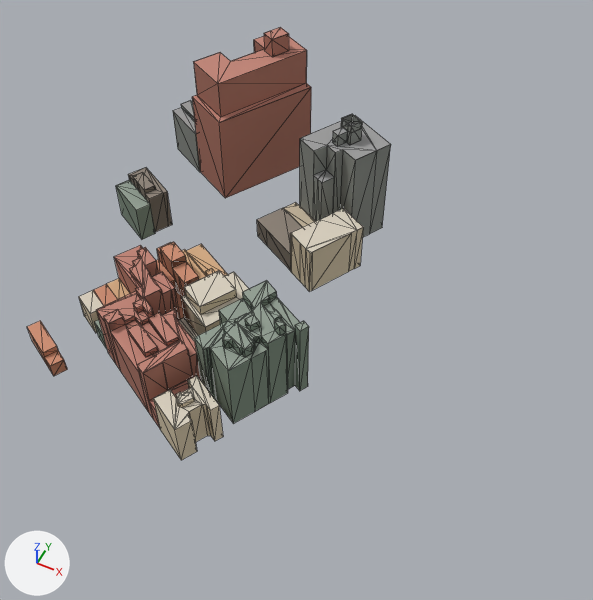
Renders of the glTF model public/models/washington-city/tile-6_-5.glb from each side of a commit.
One viewpoint serves both versions: a 50 mm lens placed at (1365.0, 645.0, 278.0), pointed at (1263.0, 850.0, 21.0). Lighting does not change. The marker at lower left points along +X, +Y and +Z. The older version comes first. Mesh edges are drawn as thin lines. Where no turn or scale is listed for an object, it has been applied to the vertices. Vertices at exactly the same position are counted once.

The first picture shows 'roof', 'wall'.
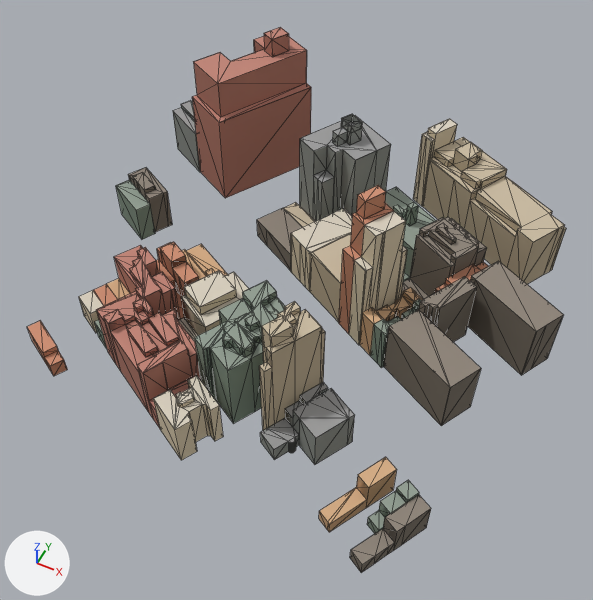
The newer file is also turned or shifted as a whole; pictures and numbers use the older file's frame.

Where the change shows, as pixel boxes (x1, y1, x2, y2) in the pictures (593 x 600 px):
'wall', reshaped (48% wider, 26% taller): before (28, 33, 391, 460); after (28, 33, 566, 573)
'roof', reshaped (48% wider, 34% taller): before (27, 27, 390, 429); after (27, 27, 565, 565)
part 1 of me_mesh_1, added: after (259, 124, 566, 573)
part 2 of me_mesh_1, recoloured (beige): before (309, 230, 357, 292)
part 3 of me_mesh_2, added: after (343, 246, 361, 260)
part 4 of me_mesh_2, added: after (368, 510, 385, 530)
part 5 of me_mesh_2, added: after (380, 491, 406, 514)
part 6 of me_mesh_2, added: after (260, 362, 272, 372)
part 7 of me_mesh_2, added: after (260, 118, 565, 565)

The change in detail:
me_mesh_1 is used by ob_wall; location (1214.4, 871.3, 36.5).
me_mesh_1 had 827 vertices, 836 faces and spanned x -65.0..65.0, y -97.0..97.0, z -39.0..39.0.
me_mesh_1 now has 1567 vertices, 1596 faces and spans x -65.0..150.0, y -107.0..97.0, z -40.0..39.0.
me_mesh_1 part 1: 740 vertices added at x 43.0..150.0, y -107.0..97.0, z -40.0..35.0.
me_mesh_1 part 2: 6 kept faces spanning x 43.0..56.0, y 2.0..25.0, z -36.0..-11.0 get new vertex colours; the middle colour goes from beige #d2c3a6 to beige #b9a98d.
me_mesh_2 is used by ob_roof; location (1214.4, 871.3, 40.7).
me_mesh_2 had 584 vertices, 454 faces and spanned x -65.0..65.0, y -97.0..97.0, z -34.0..34.0.
me_mesh_2 now has 1072 vertices, 820 faces and spans x -65.0..150.0, y -107.0..97.0, z -38.0..34.0.
me_mesh_2 part 3: the loose piece of 4 vertices spanning x 2.0..9.0, y -21.0..-15.0, z -27.0 is copied, and the copy is moved by (62.0, 10.0, 32.0); it spans x 63.0..71.0, y -12.0..-5.0, z 5.0.
me_mesh_2 part 4: the loose piece of 4 vertices spanning x -37.0..-29.0, y -88.0..-80.0, z -34.0 is copied, and the copy is moved by (148.0, -6.0, -2.0); it spans x 112.0..119.0, y -93.0..-86.0, z -36.0.
me_mesh_2 part 5: the loose piece of 4 vertices spanning x -37.0..-29.0, y -88.0..-80.0, z -34.0 is copied, and the copy is moved by (151.0, 0.0, 4.0); it spans x 114.0..123.0, y -89.0..-80.0, z -30.0.
me_mesh_2 part 6: the loose piece of 4 vertices spanning x 60.0..65.0, y -48.0..-43.0, z -3.0 is copied, and the copy is moved by (-2.0, -25.0, 3.0); it spans x 58.0..63.0, y -73.0..-68.0, z 0.0.
me_mesh_2 part 7: 449 vertices added at x 43.0..150.0, y -107.0..97.0, z -38.0..31.0.
Other edits to the shape of me_mesh_2 do not show in these pictures.
